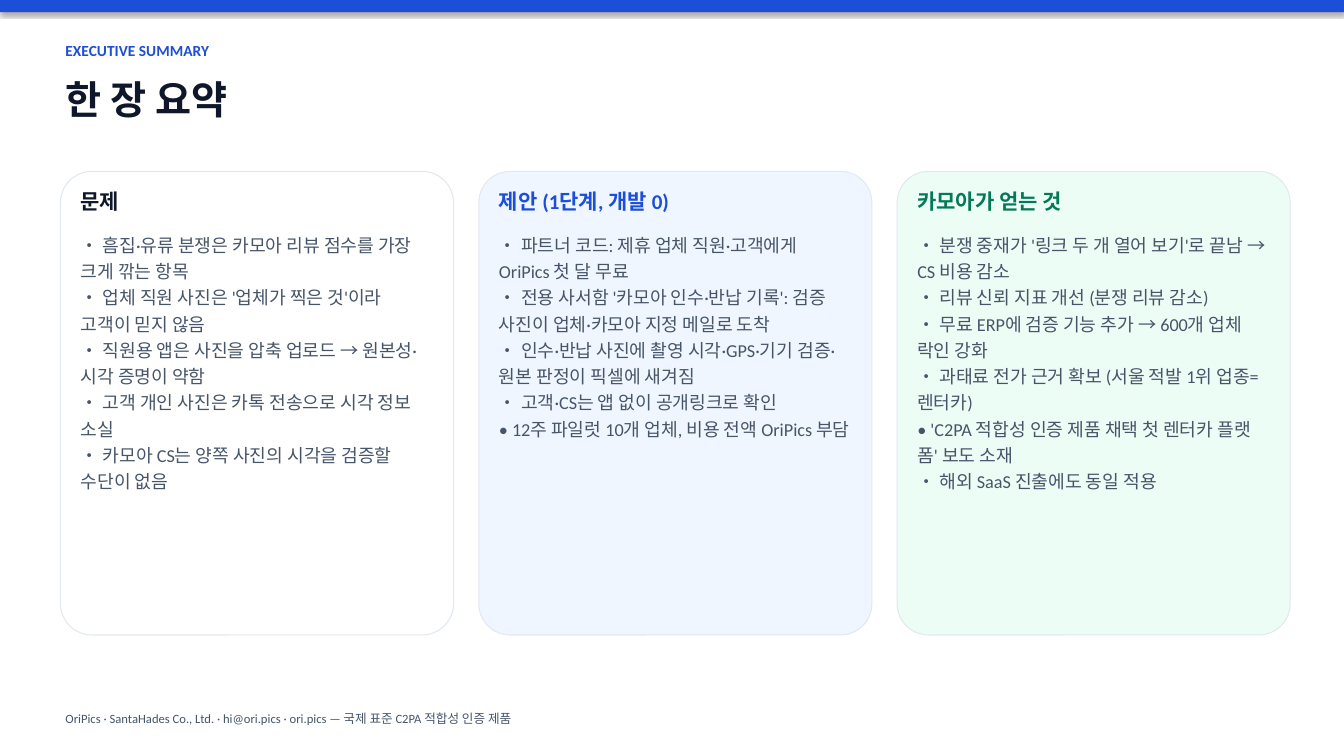
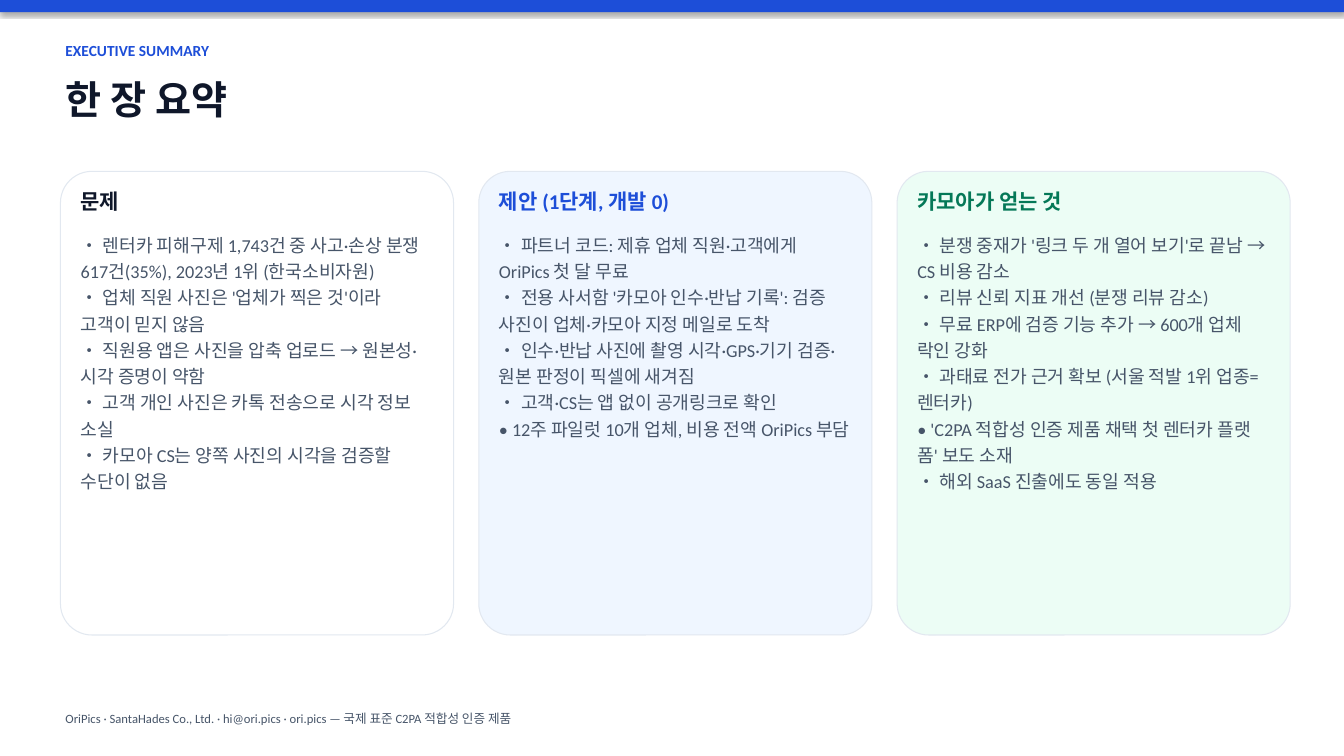
Before and after one commit to SantaHades/OriPics-MVP-Front, a slide deck: slide 2 of docs/gtm/proposal-carmore.pptx. Drawn at 1344x756 pixels with LibreOffice and Linux fonts; fonts in the diff are those of the drawing. Boxes give left, top, right and bottom in pixels: in the first picture for what was removed or moved away, otherwise in the second. Text is boxed around its words. In the diff, an @@ line names an element or a change of style, - is before the commit and + after.

Commit message:
docs(gtm): 카모아 PPT 2번 문제 문장 → 소비자원 피해구제 통계, 8번 리뷰 카드 근거 정정

```diff
--- a/docs/gtm/proposal-carmore.pptx
+++ b/docs/gtm/proposal-carmore.pptx
@@ text at (81,237,419,281): text changed @@
-• 흠집·유류 분쟁은 카모아 리뷰 점수를 가장 크게 깎는 항목
+• 렌터카 피해구제 1,743건 중 사고·손상 분쟁 617건(35%), 2023년 1위 (한국소비자원)
```
Also in this commit, not shown: 1 other slide changed.
